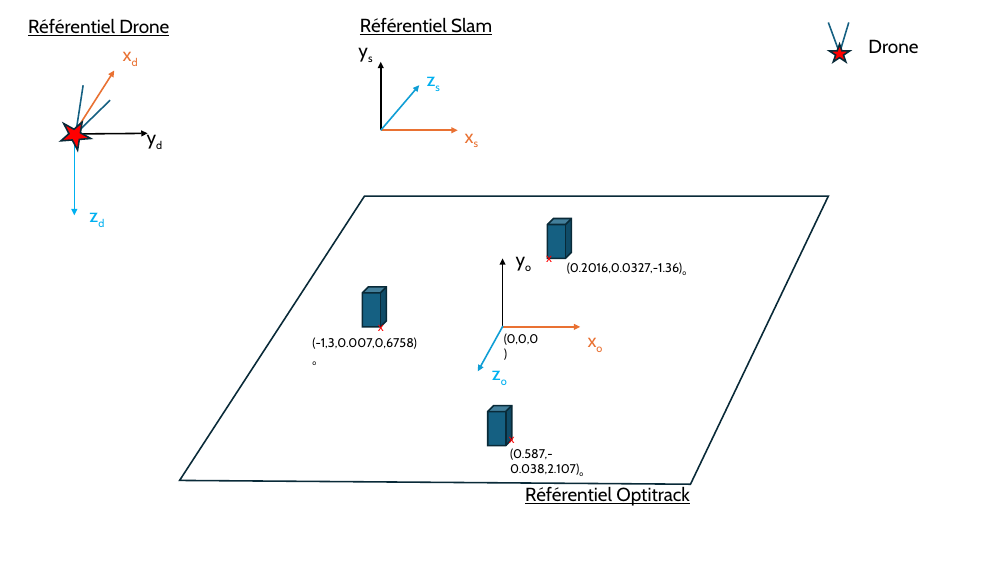
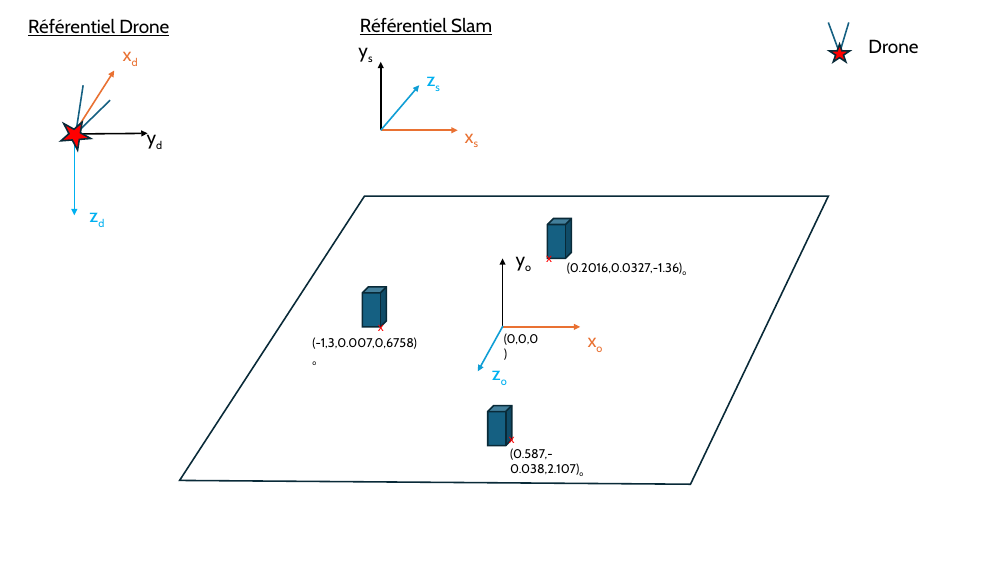
Before and after one commit to DroneSEN/Simulink_Tello_drone, a slide deck: slide 1 of Referentiel_Drone.pptx. Drawn at 1008x567 pixels with LibreOffice and Linux fonts; fonts in the diff are those of the drawing. Boxes give left, top, right and bottom in pixels: in the first picture for what was removed or moved away, otherwise in the second. Text is boxed around its words. In the diff, an @@ line names an element or a change of style, - is before the commit and + after.

```diff
--- a/Referentiel_Drone.pptx
+++ b/Referentiel_Drone.pptx
@@ text removed at (525, 486, 690, 506) @@
-Référentiel Optitrack
```
Also in this commit, not shown: 9 slides added, 9 slides removed.
